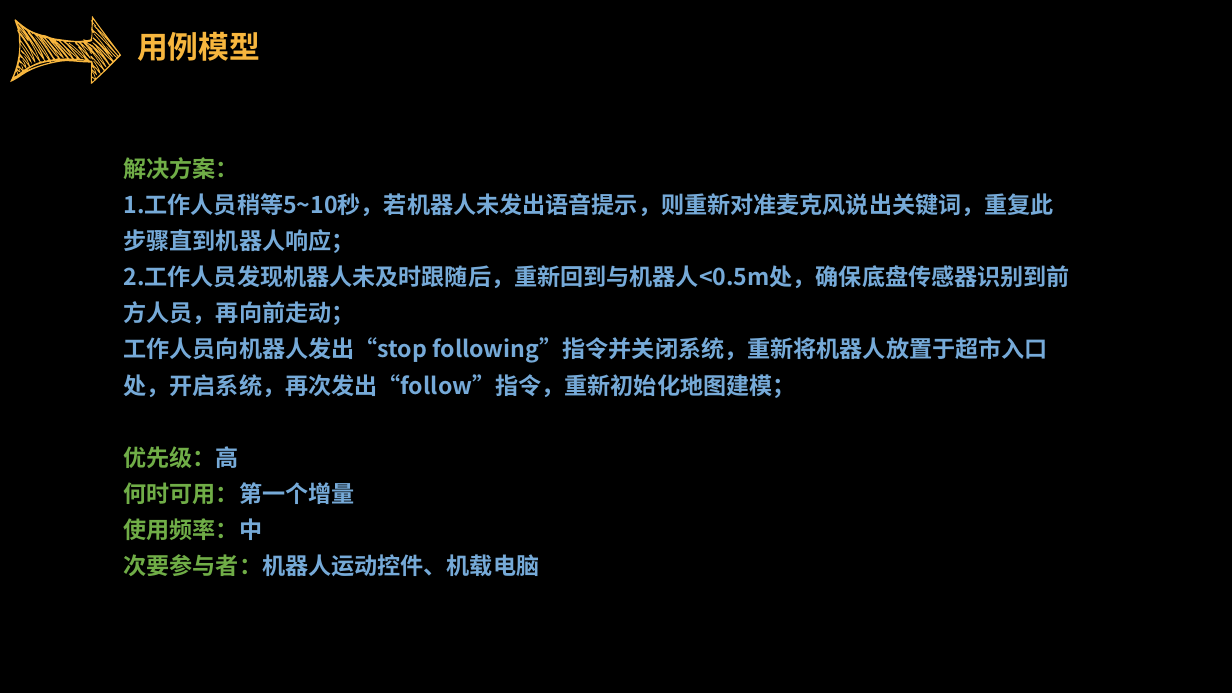
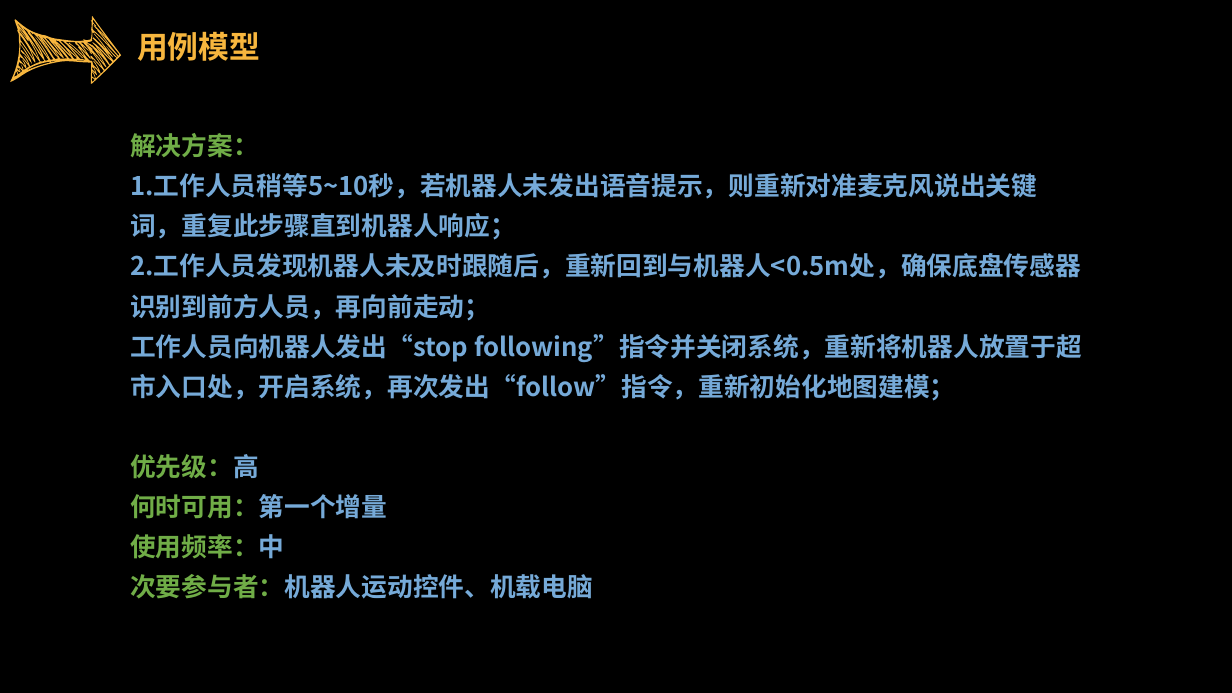
Before and after one commit to sebuaa2019/Team103, a slide deck: slide 11 of SE0423答辩TEAM103.pptx. Drawn at 1232x693 pixels with LibreOffice and Linux fonts; fonts in the diff are those of the drawing. Boxes give left, top, right and bottom in pixels: in the first picture for what was removed or moved away, otherwise in the second. Text is boxed around its words. In the diff, an @@ line names an element or a change of style, - is before the commit and + after.

```diff
--- a/SE0423答辩TEAM103.pptx
+++ b/SE0423答辩TEAM103.pptx
@@ text "解决方案：": place and size @@
-text "解决方案：" at box(124, 157, 1070, 576)
+text "解决方案：" at box(130, 133, 1082, 599)
@@ text "解决方案：" at box(130, 133, 1082, 599): size 18 to 20 pt @@
```
Also in this commit, not shown: 20 other slides changed, 6 slides added, 1 slide removed.
